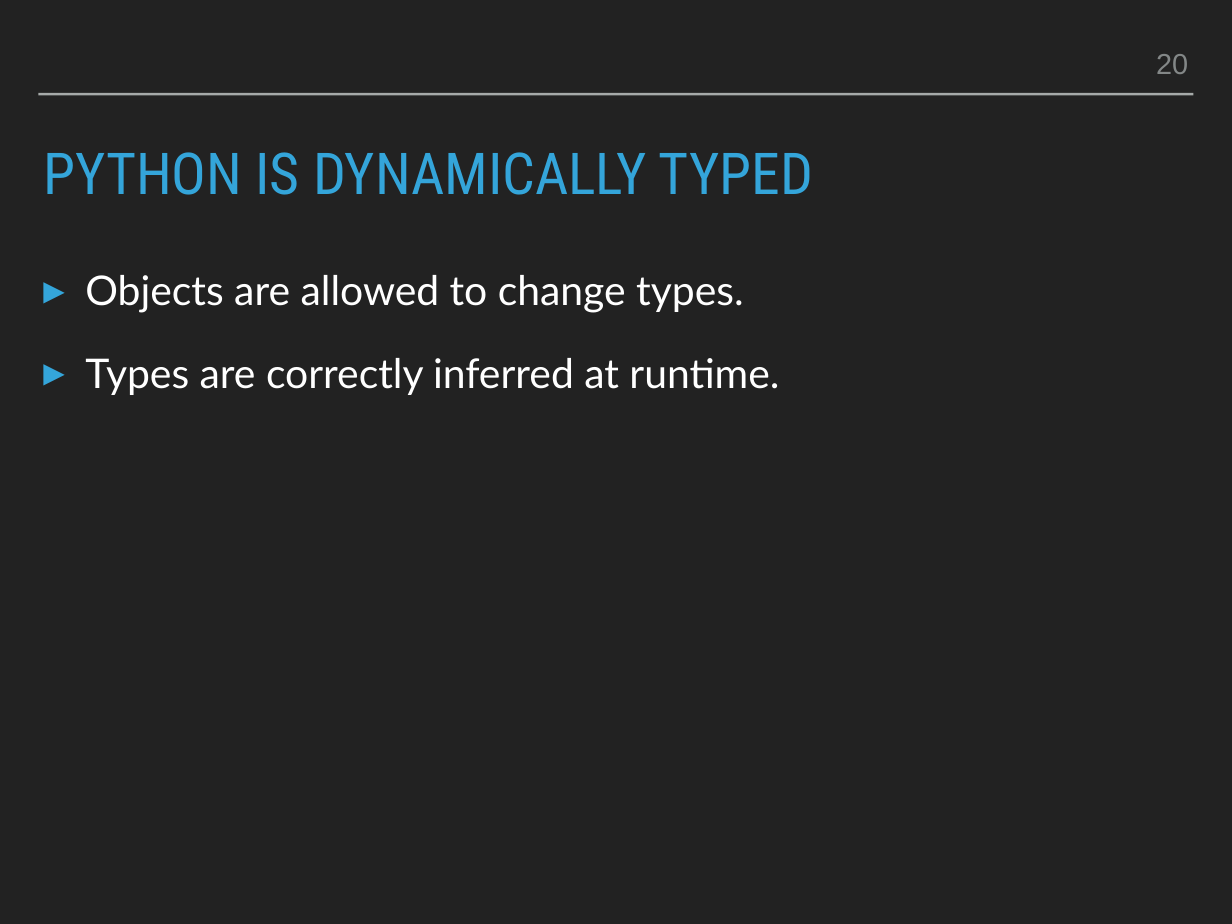
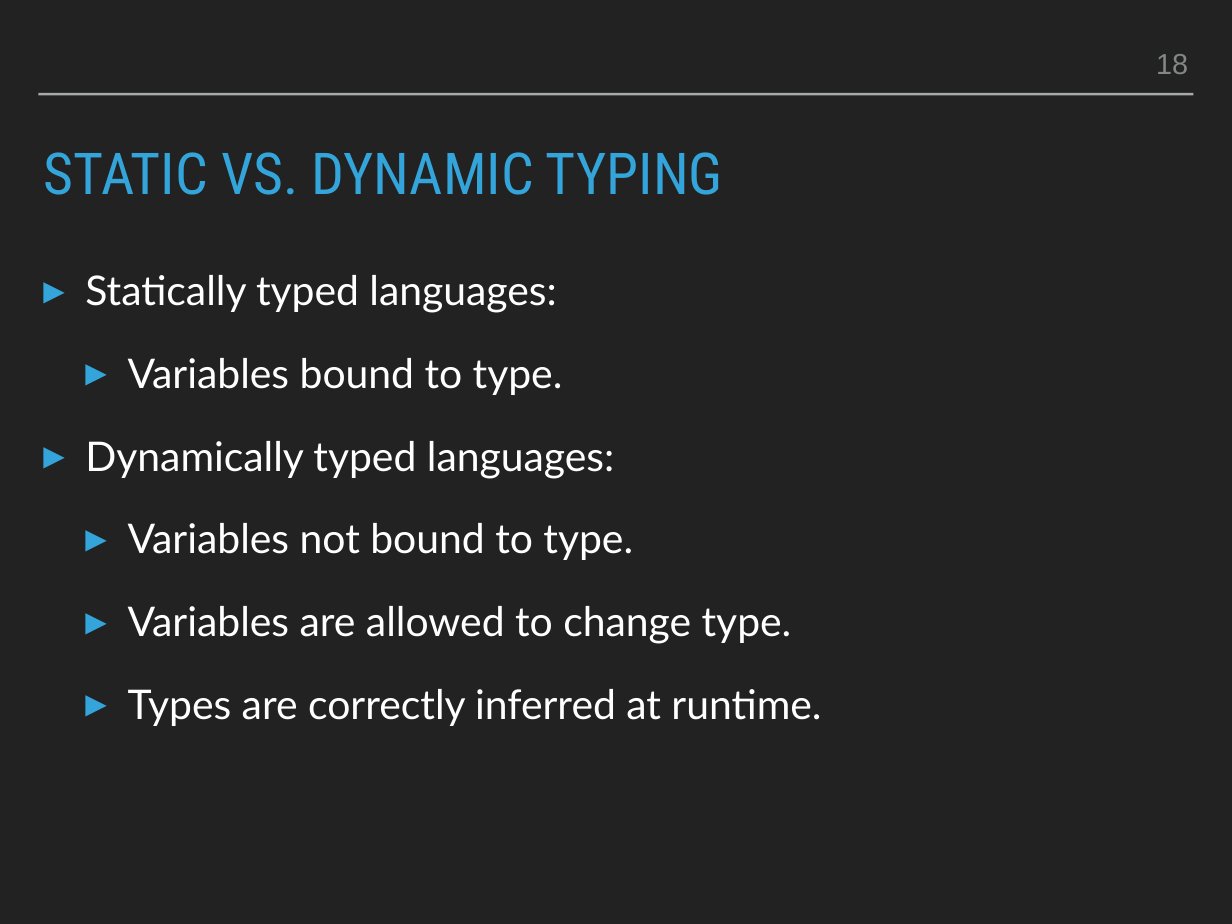
Before and after one commit to smu095/presentations, a slide deck: slide 18 of python101/slides/python101.pptx (slide 20 before the commit). Drawn at 1232x924 pixels with LibreOffice and Linux fonts; fonts in the diff are those of the drawing. Boxes give left, top, right and bottom in pixels: in the first picture for what was removed or moved away, otherwise in the second. Text is boxed around its words. In the diff, an @@ line names an element or a change of style, - is before the commit and + after.

Commit message:
updated slides

```diff
--- a/python101/slides/python101.pptx
+++ b/python101/slides/python101.pptx
@@ page number at [1156,54,1188,74]: text changed @@
-20
+18
@@ title at [43,152,723,195]: text changed @@
-PYTHON IS DYNAMICALLY TYPED
+STATIC VS. DYNAMIC TYPING
@@ text at [85,275,792,644]: text changed @@
-▸ Objects are allowed to change types.
+▸ Statically typed languages:
+  ▸ Variables bound to type.
+▸ Dynamically typed languages:
+  ▸ Variables not bound to type.
+  ▸ Variables are allowed to change type.
@@ text at [128,689,821,726]: list level 1 to 2 in "Types are correctly inferred at ..." @@
```
Also in this commit, not shown: 7 other slides changed, 2 slides added, 3 slides removed, 1 other file.
